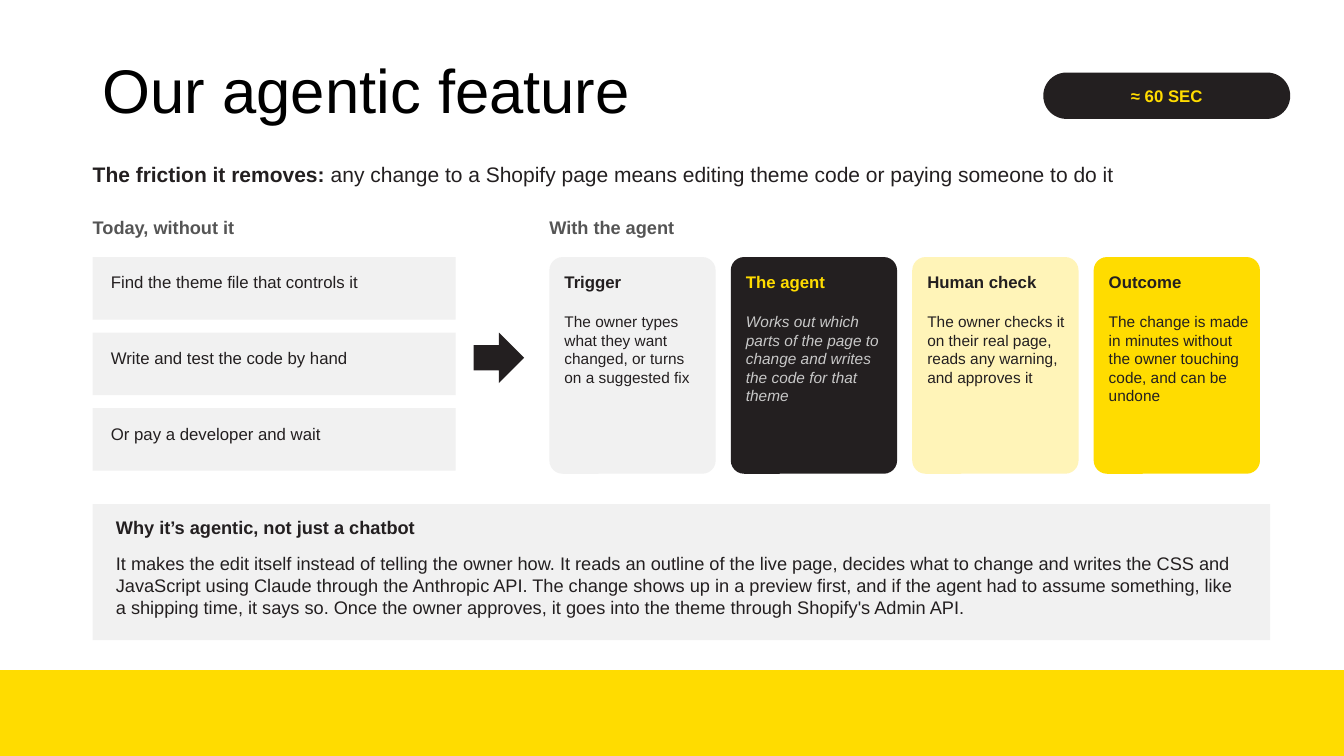
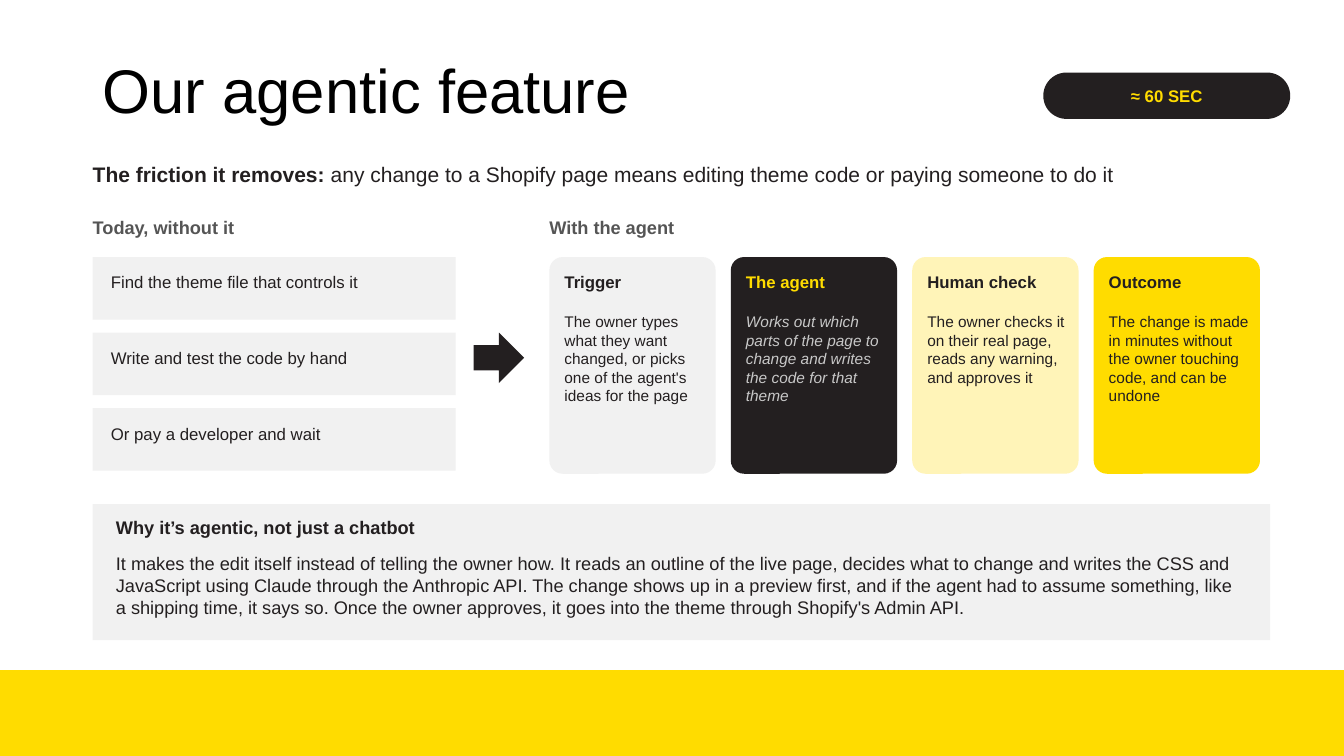
Before and after one commit to NickWG113/shopfix-au, a slide deck: slide 4 of docs/presentation/QuickLift-Week7-PoC.pptx. Drawn at 1344x756 pixels with LibreOffice and Linux fonts; fonts in the diff are those of the drawing; background and template pictures are left out. Boxes give left, top, right and bottom in pixels: in the first picture for what was removed or moved away, otherwise in the second. Text is boxed around its words. In the diff, an @@ line names an element or a change of style, - is before the commit and + after.

```diff
--- a/docs/presentation/QuickLift-Week7-PoC.pptx
+++ b/docs/presentation/QuickLift-Week7-PoC.pptx
@@ text at box(564, 316, 688, 404): text changed @@
-The owner types what they want changed, or turns on a suggested fix
+The owner types what they want changed, or picks one of the agent's ideas for the page
```
Also in this commit, not shown: 3 other slides changed, 2 other files.
